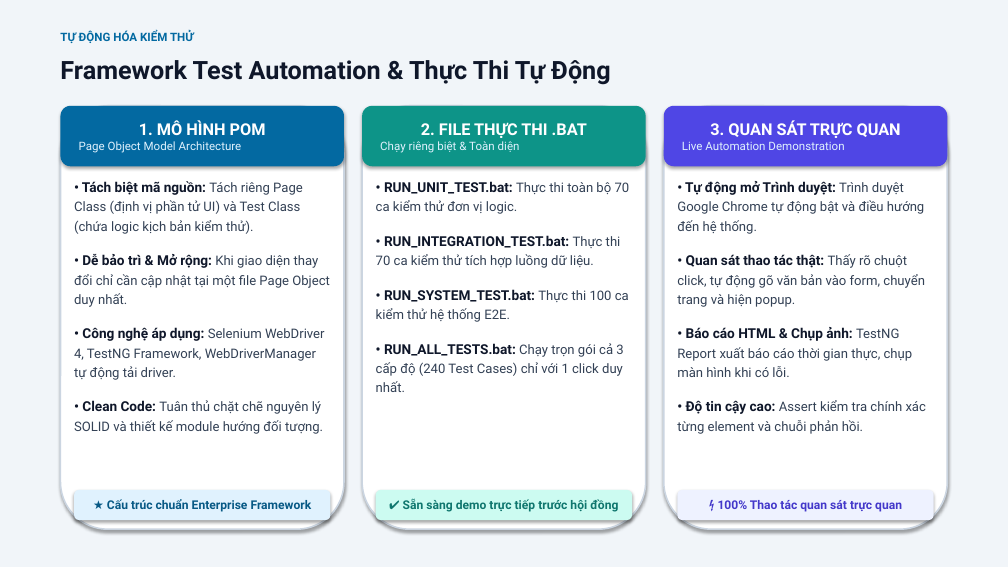
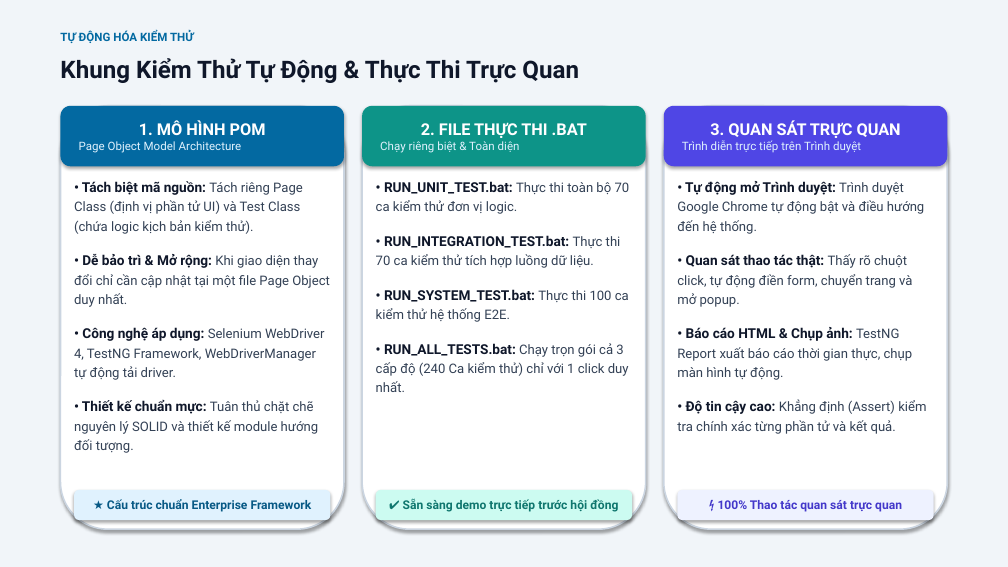
Before and after one commit to xuanmanh398/KiemThuPhanMem, a slide deck: slide 9 of BaoCao/Slide_BaoCao_DeTai4_Nhom9.pptx. Drawn at 1008x567 pixels with LibreOffice and Linux fonts; fonts in the diff are those of the drawing. Boxes give left, top, right and bottom in pixels: in the first picture for what was removed or moved away, otherwise in the second. Text is boxed around its words. In the diff, an @@ line names an element or a change of style, - is before the commit and + after.

```diff
--- a/BaoCao/Slide_BaoCao_DeTai4_Nhom9.pptx
+++ b/BaoCao/Slide_BaoCao_DeTai4_Nhom9.pptx
@@ text at <box>60,58,579,83</box>: text changed; size 24 to 23 pt @@
-Framework Test Automation & Thực Thi Tự Động
+Khung Kiểm Thử Tự Động & Thực Thi Trực Quan
@@ text in rounded rectangle at <box>682,140,861,153</box>: text changed @@
-Live Automation Demonstration
+Trình diễn trực tiếp trên Trình duyệt
@@ text at <box>677,254,926,434</box>: text changed @@
-• Quan sát thao tác thật: Thấy rõ chuột click, tự động gõ văn bản vào form, chuyển trang và hiện popup.
-• Báo cáo HTML & Chụp ảnh: TestNG Report xuất báo cáo thời gian thực, chụp màn hình khi có lỗi.
-• Độ tin cậy cao: Assert kiểm tra chính xác từng element và chuỗi phản hồi.
+• Quan sát thao tác thật: Thấy rõ chuột click, tự động điền form, chuyển trang và mở popup.
+• Báo cáo HTML & Chụp ảnh: TestNG Report xuất báo cáo thời gian thực, chụp màn hình tự động.
+• Độ tin cậy cao: Khẳng định (Assert) kiểm tra chính xác từng phần tử và kết quả.
@@ text at <box>376,343,629,392</box>: text changed @@
-• RUN_ALL_TESTS.bat: Chạy trọn gói cả 3 cấp độ (240 Test Cases) chỉ với 1 click duy nhất.
+• RUN_ALL_TESTS.bat: Chạy trọn gói cả 3 cấp độ (240 Ca kiểm thử) chỉ với 1 click duy nhất.
@@ text at <box>74,400,318,453</box>: text changed @@
-• Clean Code: Tuân thủ chặt chẽ nguyên lý SOLID và thiết kế module hướng đối tượng.
+• Thiết kế chuẩn mực: Tuân thủ chặt chẽ nguyên lý SOLID và thiết kế module hướng đối tượng.
```
Also in this commit, not shown: 11 other slides changed.
